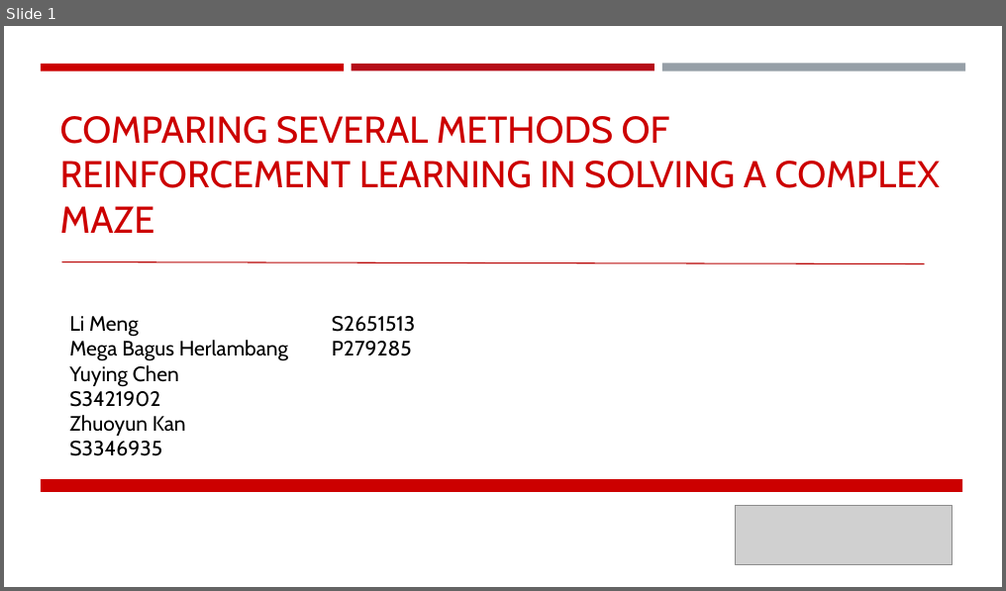
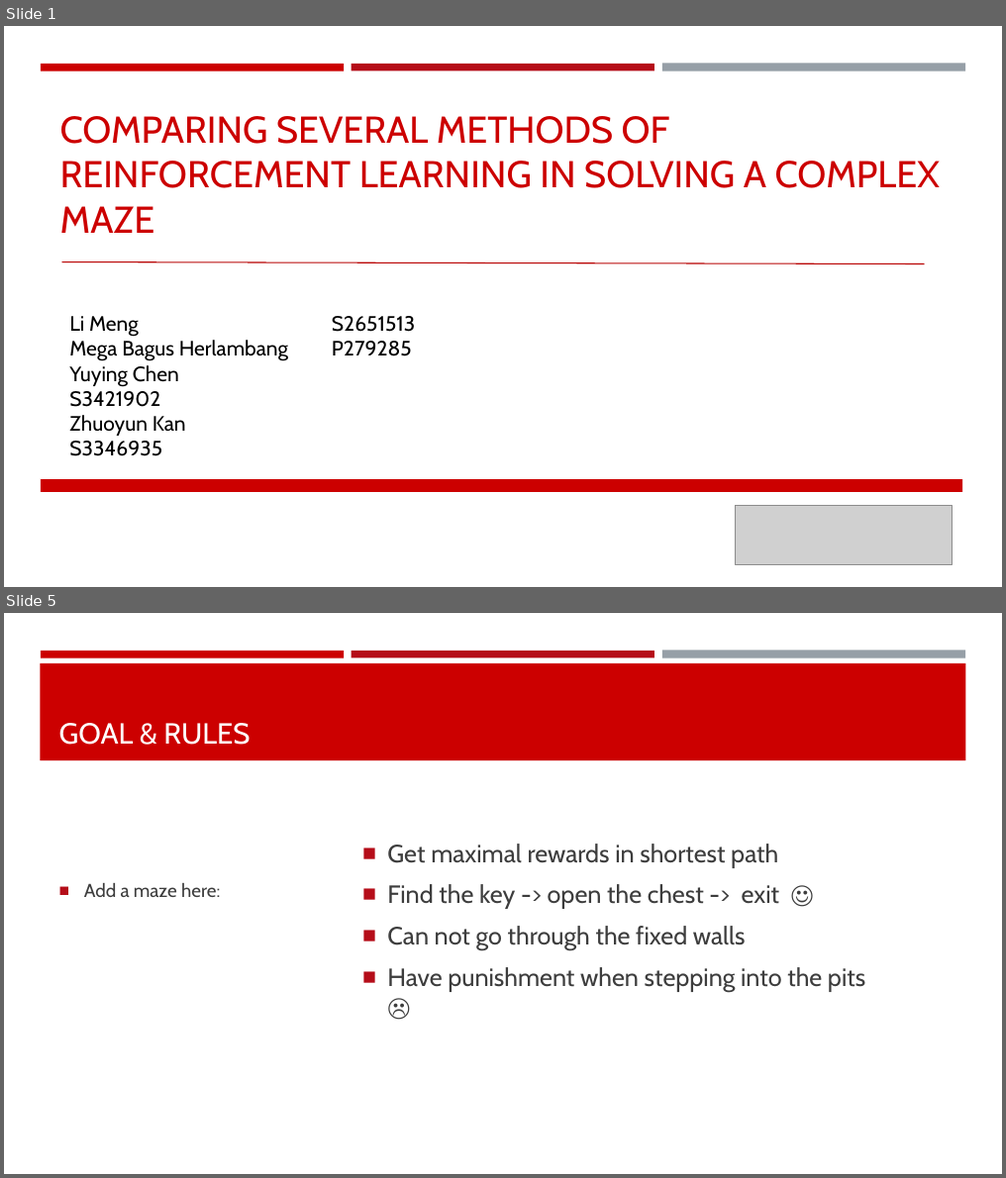
Before and after one commit to mengli11235/MachineLearning_Maze, a slide deck: Group Presentation.pptx. Shown one above the other, each under a label of ours: slide 1 before the commit, slides 1 and 5 after it; the slides between them are not shown. The pictures are 1006x591 and 1006x1178 pixels, drawn with LibreOffice and Linux fonts; fonts in the diff are those of the drawing; grey boxes stand for pictures. Boxes give left, top, right and bottom in pixels: in the first picture for what was removed or moved away, otherwise in the second. Text is boxed around its words. In the diff, an @@ line names an element or a change of style, - is before the commit and + after.

```diff
--- a/Group Presentation.pptx
+++ b/Group Presentation.pptx
@@ slide 5 added at bbox=[4, 613, 1002, 1174], background #FFFFFF; not listed: 3 template elements that a slide beside it also shows @@
@@ rectangle added at bbox=[40, 663, 966, 761], fill #CC0000 @@
@@ title added at bbox=[59, 723, 250, 745], 28 pt, text #FFFFFF @@
+GOAL & RULES
@@ text added at bbox=[387, 844, 865, 992], 24 pt, text #3D3D3D @@
+■ Get maximal rewards in shortest path
+■ Find the key -> open the chest -> exit ☺
+■ Can not go through the fixed walls
+■ Have punishment when stepping into the pits ☹
@@ text added at bbox=[84, 883, 220, 897], 18 pt, text #3D3D3D @@
+■ Add a maze here:
```
Also in this commit, not shown: 5 slides changed, 2 other slides added, 3 slides removed.
